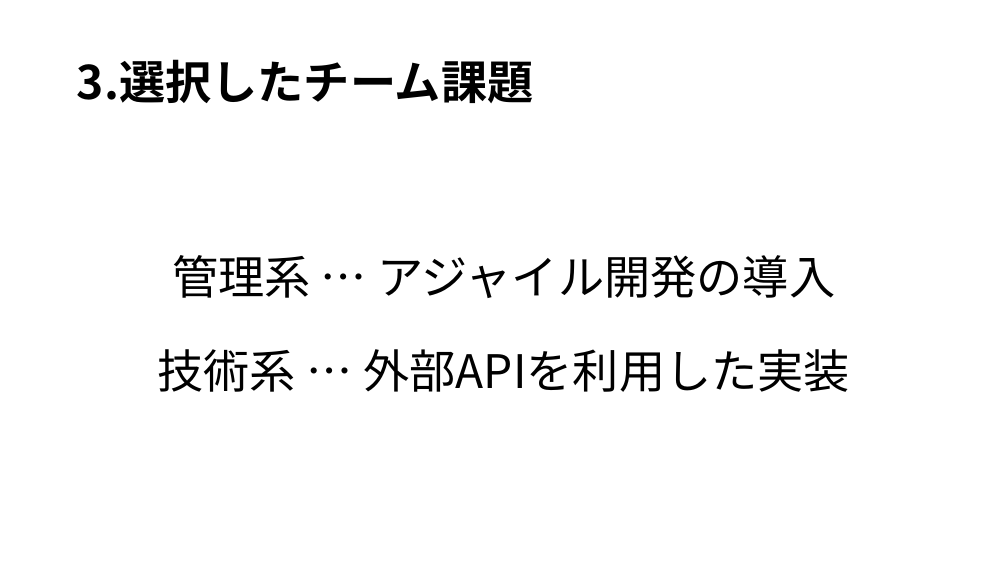
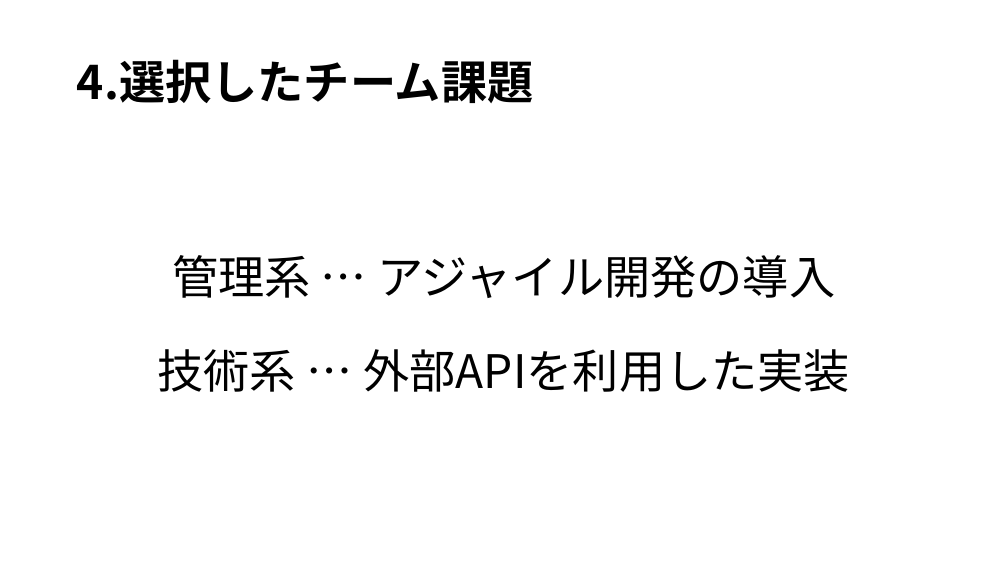
Before and after one commit to kazukiyoshida96/PM-, a slide deck: slide 6 of ＰＭ学科専用2.pptx. Drawn at 1008x567 pixels with LibreOffice and Linux fonts; fonts in the diff are those of the drawing. Boxes give left, top, right and bottom in pixels: in the first picture for what was removed or moved away, otherwise in the second. Text is boxed around its words. In the diff, an @@ line names an element or a change of style, - is before the commit and + after.

```diff
--- a/ＰＭ学科専用2.pptx
+++ b/ＰＭ学科専用2.pptx
@@ title at (77, 59, 534, 103): text changed @@
-3.選択したチーム課題
+4.選択したチーム課題
```
Also in this commit, not shown: 8 other slides changed, 1 slide added, 1 other file.
